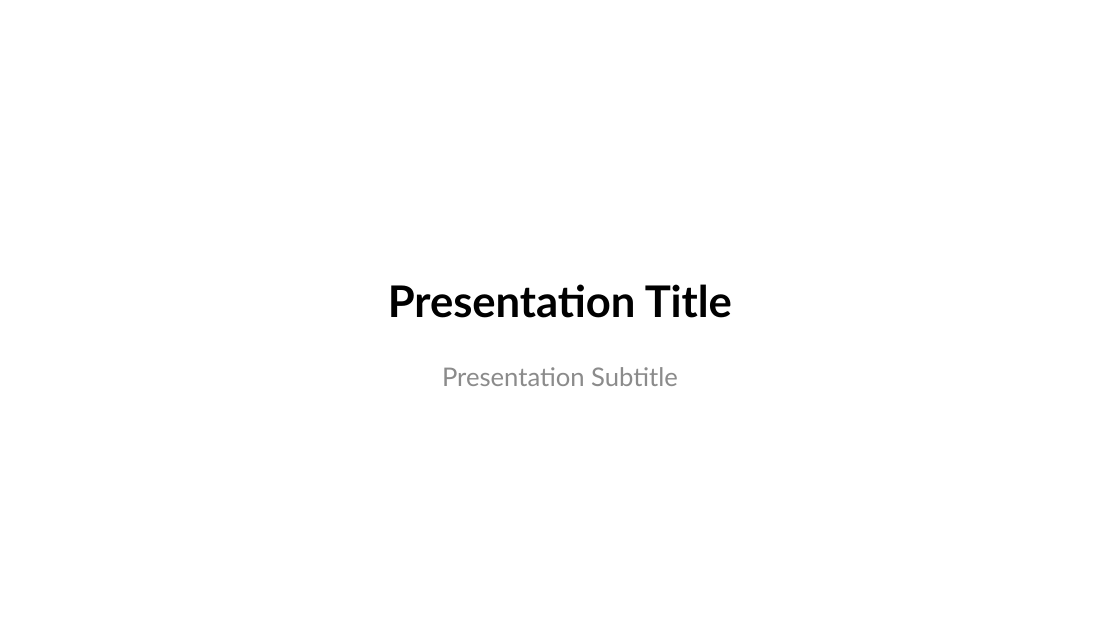
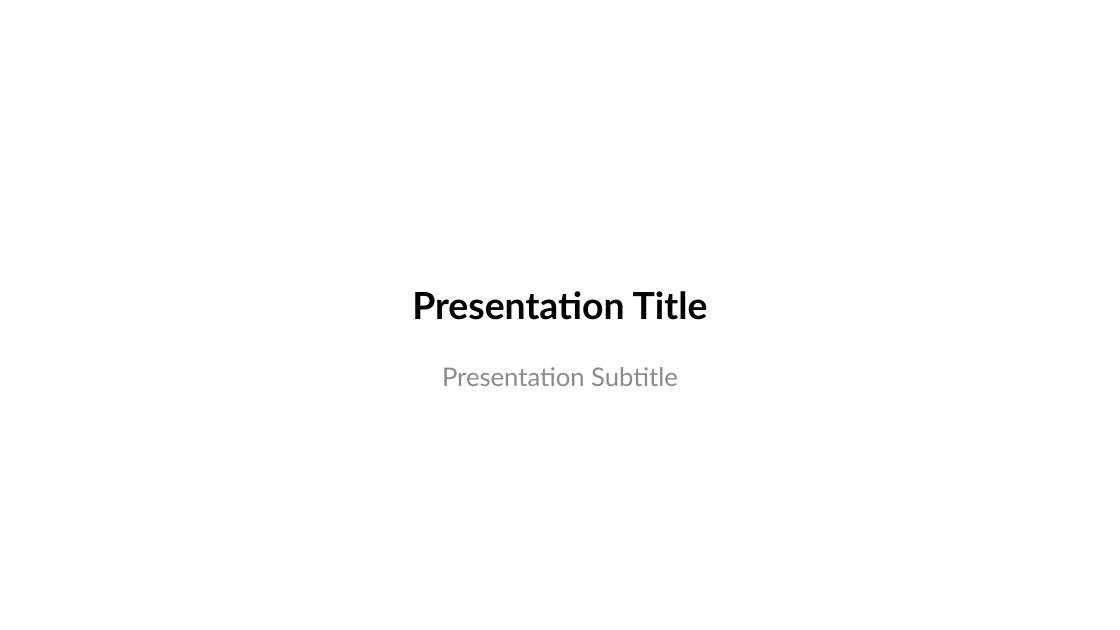
Before and after one commit to lmu-osc/train-the-trainer-test-repo-separate-slidedeck-zenodo, a slide deck: slide 1 of working-template.pptx. Drawn at 1120x630 pixels with LibreOffice and Linux fonts; fonts in the diff are those of the drawing; background and template pictures are left out. Boxes give left, top, right and bottom in pixels: in the first picture for what was removed or moved away, otherwise in the second. Text is boxed around its words. In the diff, an @@ line names an element or a change of style, - is before the commit and + after.

Commit message:
Adjust title font size
Center the 2nd column content for no-title slides

```diff
--- a/working-template.pptx
+++ b/working-template.pptx
@@ title "Presentation Title" at (412,291,708,320): size 37.3 to 32 pt @@
```
Also in this commit, not shown: 2 other slides changed.
